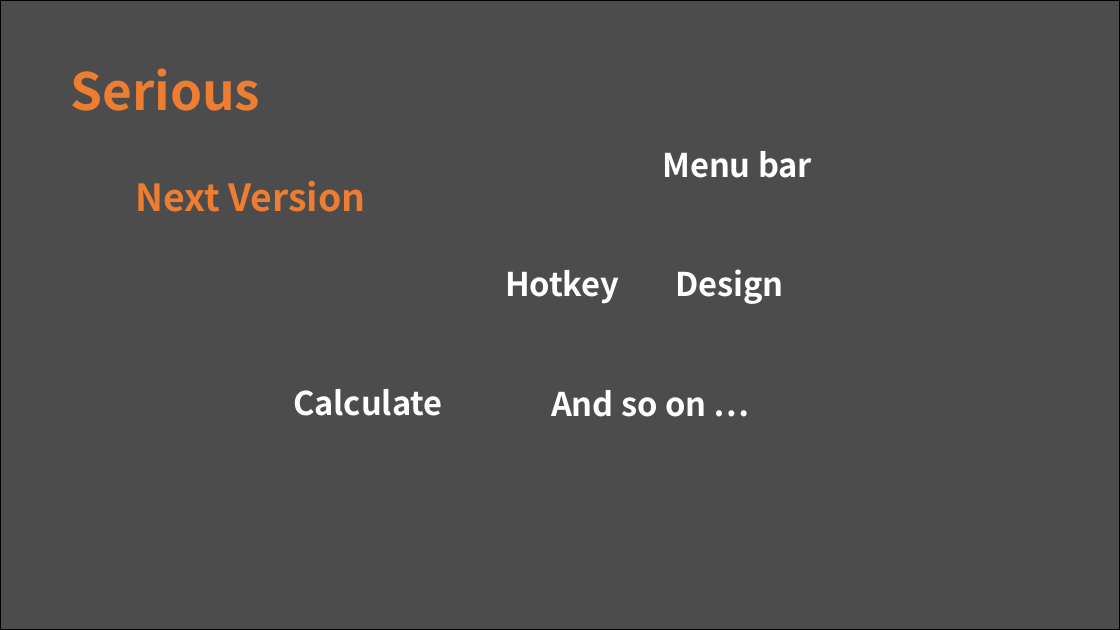
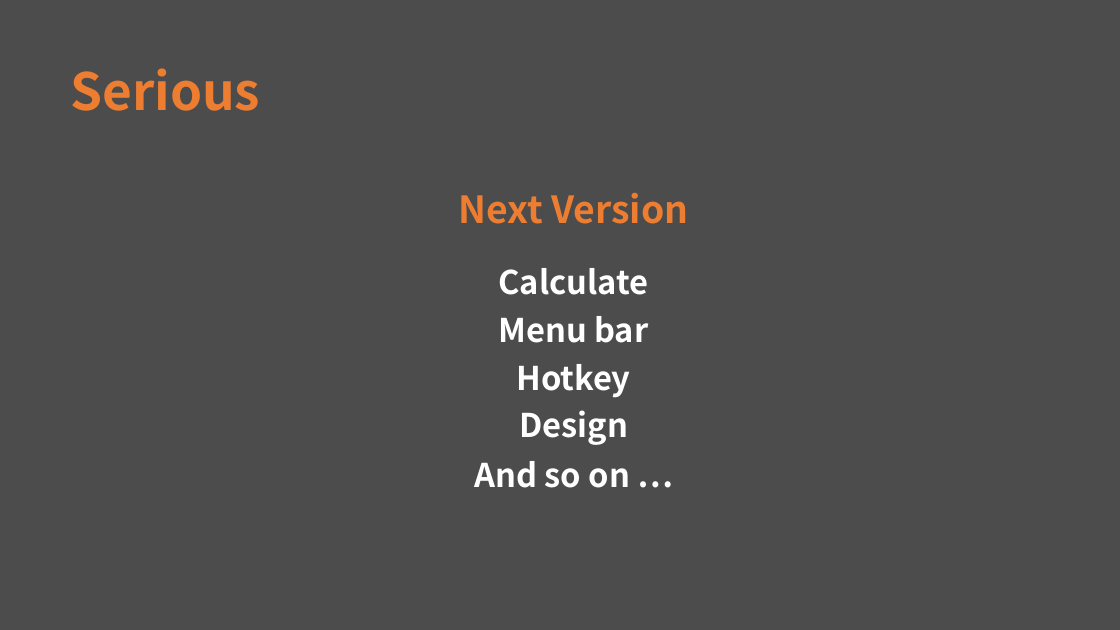
Before and after one commit to hbseo/desktop_calculator, a slide deck: slide 13 of simpsons.pptx. Drawn at 1120x630 pixels with LibreOffice and Linux fonts; fonts in the diff are those of the drawing. Boxes give left, top, right and bottom in pixels: in the first picture for what was removed or moved away, otherwise in the second. Text is boxed around its words. In the diff, an @@ line names an element or a change of style, - is before the commit and + after.

```diff
--- a/simpsons.pptx
+++ b/simpsons.pptx
@@ background #FFFFFF to #4C4C4C @@
@@ rectangle removed at bbox=[0, 0, 1120, 630] @@
@@ text "Next Version": place and size @@
-text "Next Version" at bbox=[135, 181, 365, 212]
+text "Next Version" at bbox=[458, 193, 688, 224]
@@ text "Calculate": place and size @@
-text "Calculate" at bbox=[293, 389, 443, 416]
+text "Calculate" at bbox=[499, 268, 649, 295]
@@ text "Menu bar": place and size @@
-text "Menu bar" at bbox=[662, 151, 812, 178]
+text "Menu bar" at bbox=[499, 316, 648, 343]
@@ text "Hotkey": place and size @@
-text "Hotkey" at bbox=[505, 270, 619, 304]
+text "Hotkey" at bbox=[516, 364, 630, 398]
@@ alignment left to centre in 6 elements at bbox=[516, 364, 630, 398], bbox=[474, 461, 630, 488], bbox=[458, 193, 688, 224], bbox=[499, 268, 649, 295], bbox=[499, 316, 648, 343], bbox=[519, 410, 628, 445] @@
@@ text "Design": place and size @@
-text "Design" at bbox=[675, 269, 784, 304]
+text "Design" at bbox=[519, 410, 628, 445]
@@ text "And so on …": place and size @@
-text "And so on …" at bbox=[551, 390, 706, 417]
+text "And so on …" at bbox=[474, 461, 630, 488]
```
Also in this commit, not shown: 11 other slides changed.
